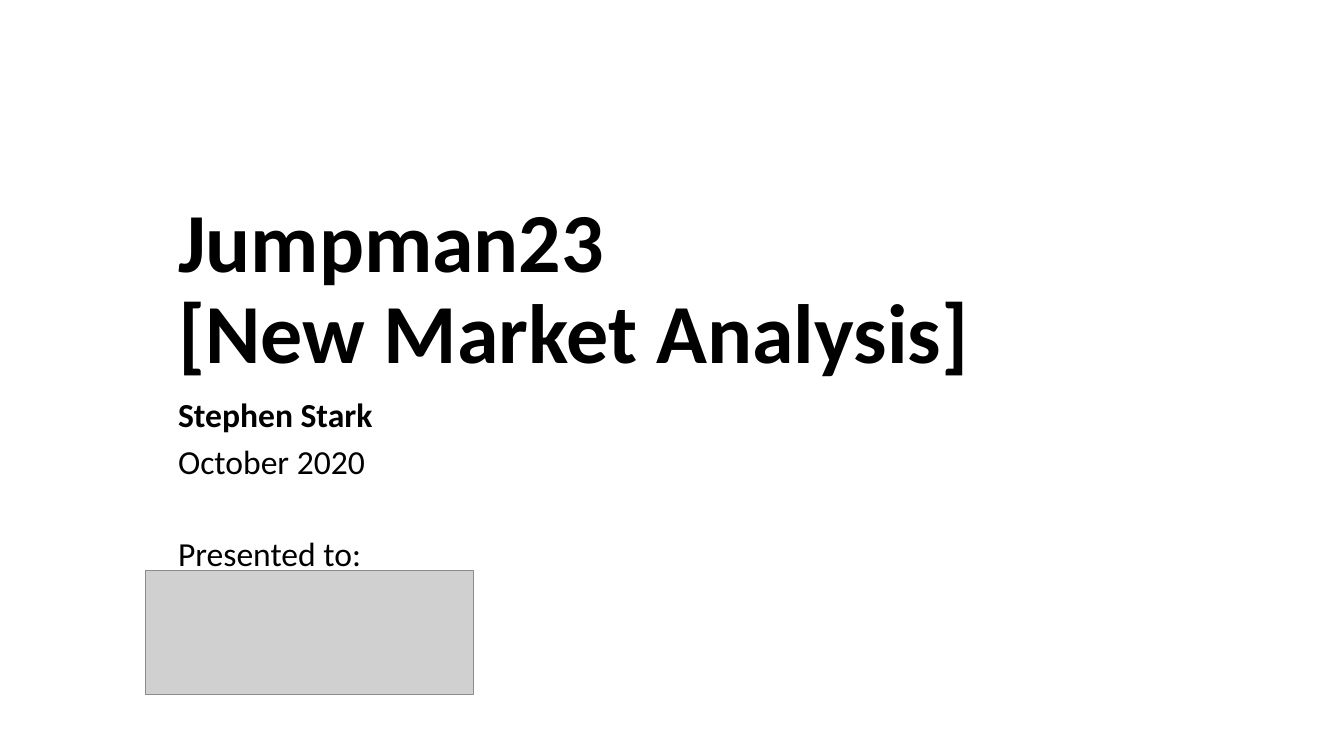
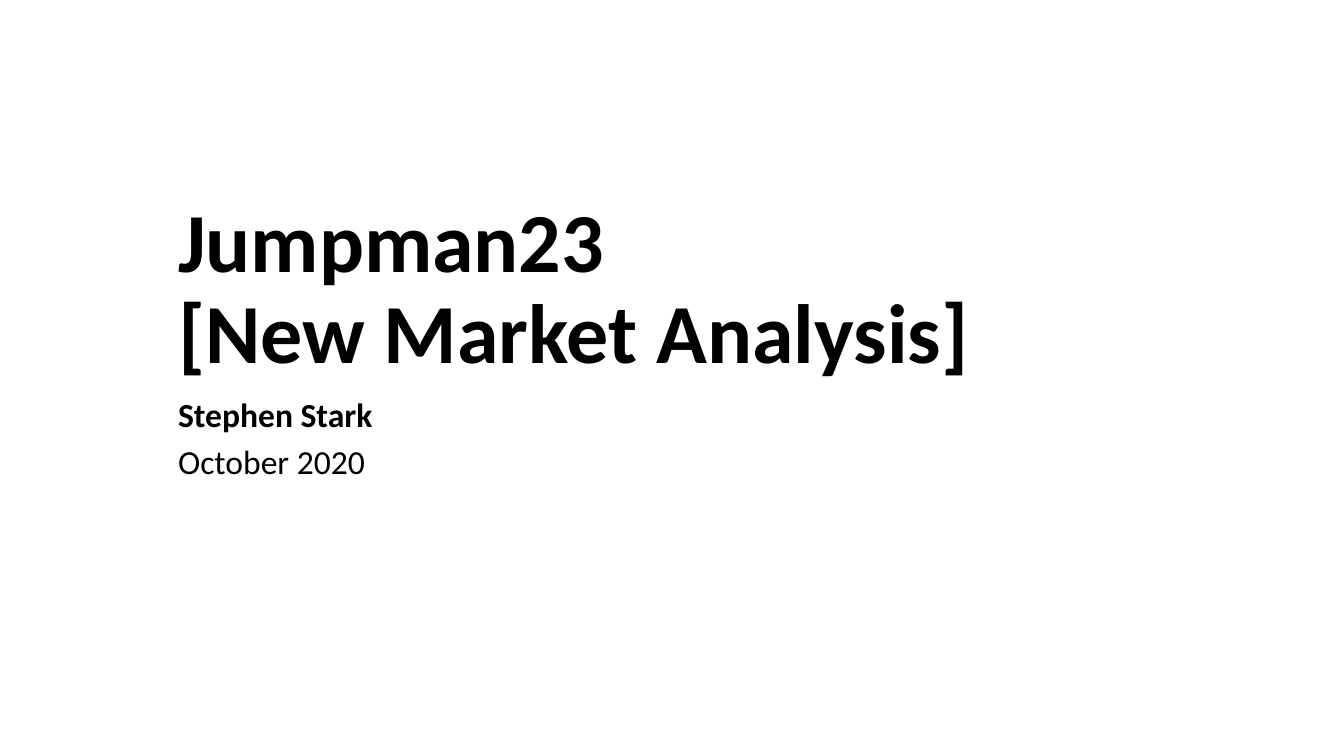
Before and after one commit to sstarkjr/PM_MarketAnalysis, a slide deck: slide 1 of Stephen_Stark_New_Market_Analysis_Report.pptx. Drawn at 1344x756 pixels with LibreOffice and Linux fonts; fonts in the diff are those of the drawing; grey boxes stand for pictures. Boxes give left, top, right and bottom in pixels: in the first picture for what was removed or moved away, otherwise in the second. Text is boxed around its words. In the diff, an @@ line names an element or a change of style, - is before the commit and + after.

Commit message:
general readme and powerpoint updates

```diff
--- a/Stephen_Stark_New_Market_Analysis_Report.pptx
+++ b/Stephen_Stark_New_Market_Analysis_Report.pptx
@@ subtitle at box(178, 542, 361, 575): paragraph removed @@
-Presented to:
@@ picture removed at box(146, 571, 474, 695) @@
```
Also in this commit, not shown: 1 other file.
